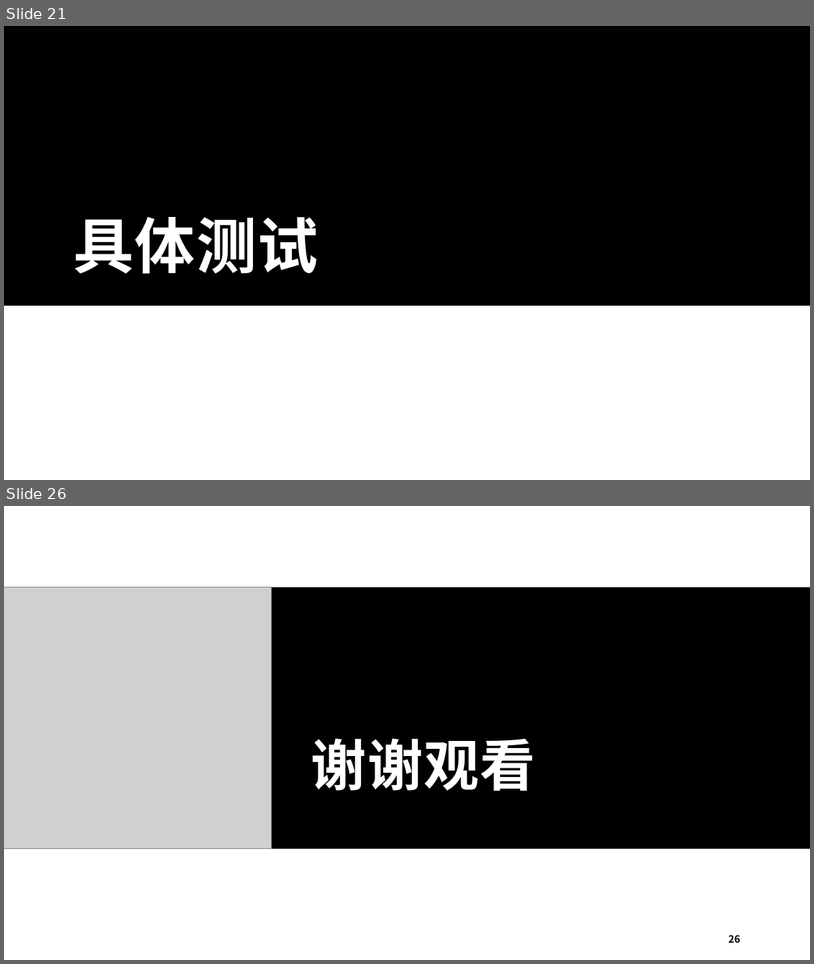
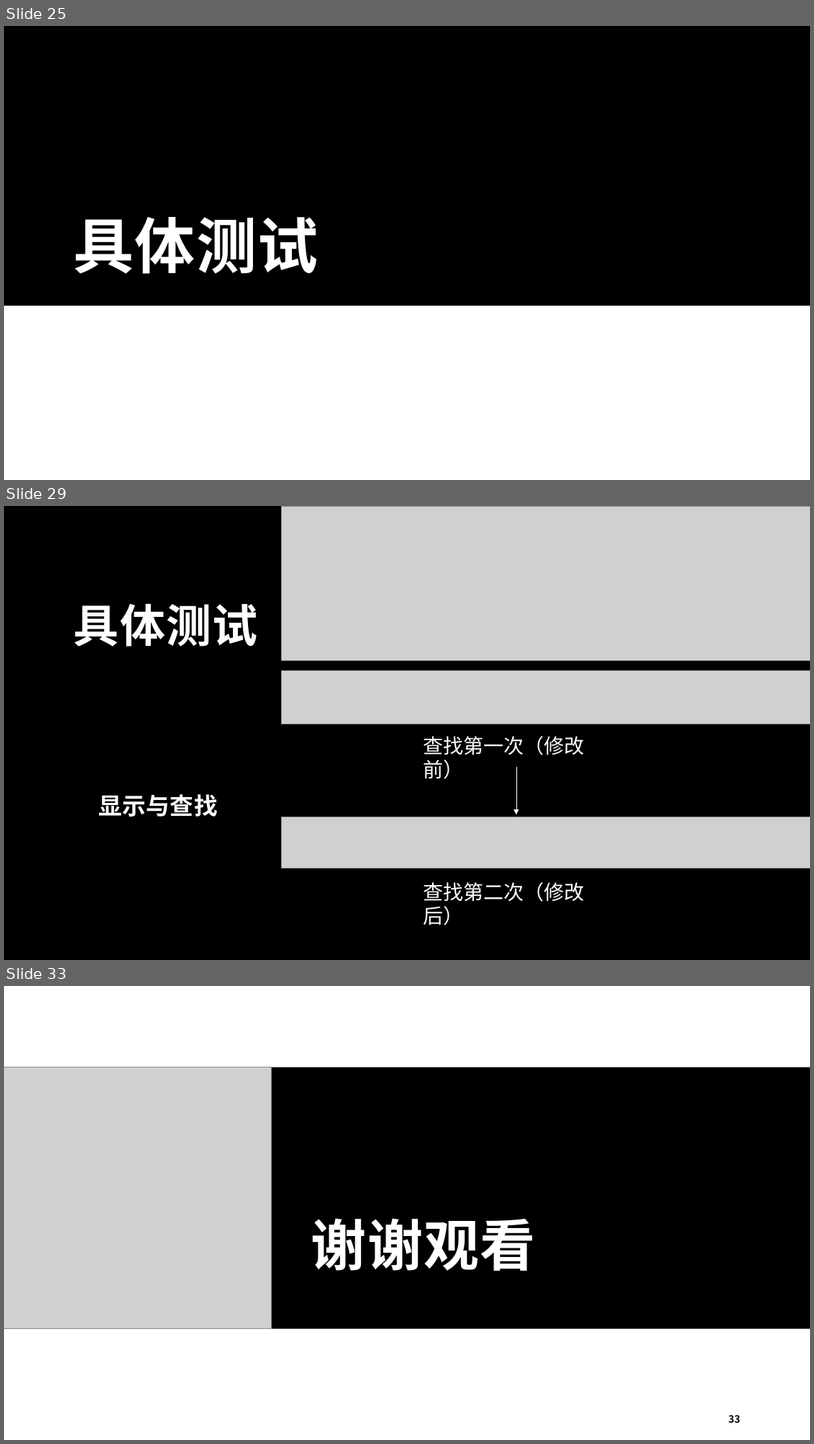
Before and after one commit to thenobody996/C-Project, a slide deck: 项目文档/PBLF项目.pptx. Shown one above the other, each under a label of ours: slides 21 and 26 before the commit, slides 25, 29 and 33 after it; the slides between them are not shown. The pictures are 814x964 and 814x1444 pixels, drawn with LibreOffice and Linux fonts; fonts in the diff are those of the drawing; grey boxes stand for pictures. Boxes give left, top, right and bottom in pixels: in the first picture for what was removed or moved away, otherwise in the second. Text is boxed around its words. In the diff, an @@ line names an element or a change of style, - is before the commit and + after.

```diff
--- a/项目文档/PBLF项目.pptx
+++ b/项目文档/PBLF项目.pptx
@@ slide 29 added at [4,506,810,960], background #000000 @@
@@ picture added at [282,506,810,660] @@
@@ title added at [74,603,258,646], 54 pt, text #FFFFFF, bold @@
+具体测试
@@ picture added at [282,671,810,723] @@
@@ text added at [423,736,584,779], 24 pt, text #FFFFFF @@
+查找第一次（修改前）
@@ arrow added from (517, 767) to (517, 815), #FFFFFF 0.5 pt @@
@@ text added at [98,794,217,816], 28 pt, text #FFFFFF, bold @@
+显示与查找
@@ picture added at [282,816,810,867] @@
@@ text added at [423,882,584,925], 24 pt, text #FFFFFF @@
+查找第二次（修改后）
@@ what was slide 21 is now slide 25 @@
@@ what was slide 26 is now slide 33 @@
@@ page number at [729,1414,741,1423]: text changed @@
-26
+33
```
Also in this commit, not shown: 1 slide changed, 10 other slides added, 4 slides removed.
